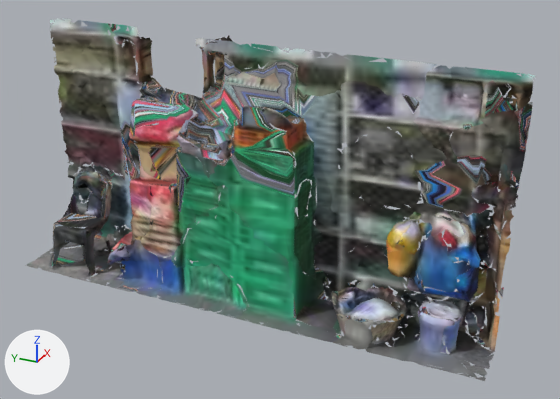
An edit to the glTF model apps/king-of-streets/models/x_crates_lo.glb, drawn before and after from the same camera.
The view is the same before and after, from a 50 mm camera at (-4.42, -2.45, 1.99) aimed at (0.7, -0.15, -0.57). Arrows for +X, +Y and +Z are at lower left; the lights stay in place. The older version comes first. Where no turn or scale is listed for an object, it has been applied to the vertices. Vertices at exactly the same position are counted once.
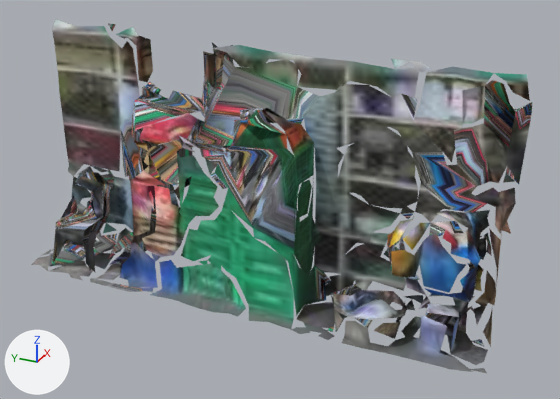
Where the newer file only moved an object's origin or applied its transform, the numbers keep the older frame.

Boxes (x1, y1, x2, y2) around the edits, measured in the pictures (560 x 399 px):
'Object_5', reshaped, moved, rescaled
    before: (31, 18, 533, 378)
    after: (31, 20, 530, 372)
'Object_4', reshaped, moved
    before: (26, 19, 535, 381)
    after: (41, 24, 532, 374)
part 1 of me_object_0, deleted
    before: (26, 19, 535, 347)
part 2 of me_object_0, deleted
    before: (41, 20, 532, 381)
part 3 of me_object_1, deleted
    before: (71, 35, 516, 340)
part 4 of me_object_1, reshaped
    before: (31, 18, 533, 378)
    after: (31, 26, 498, 332)

Diff of the bpy script that builds the scene:
```diff
--- a/apps/king-of-streets/models/x_crates_lo.glb.py
+++ b/apps/king-of-streets/models/x_crates_lo.glb.py
@@ me_object_0 @@
 # used by ob_object_4; location = (0.686, 0.078, -0.397)
-me_object_0.from_pydata(...)  # 3218 vertices, 3465 faces; spans x -0.51..0.51, y -2.03..2.03, z -1.05..1.05
+me_object_0.from_pydata(...)  # 481 vertices, 493 faces; spans x -0.51..0.51, y -2.03..2.03, z -1.04..1.04
+# me_object_0 part 1: 41 loose pieces with 393 vertices, spanning x -0.51..0.51, y -2.03..2.03, z -1.03..1.05, are deleted
+# me_object_0 part 2: 2344 vertices removed from x -0.51..0.5, y -2.03..2.03, z -1.05..1.05
 me_object_0.materials.append(mat_material_0_005)
@@ me_object_1 @@
 # used by ob_object_5; parent = ob_mesh_0_005_0; location = (0.684, 0.0781, -0.398); scale = (2.03, 2.03, 2.03)
-me_object_1.from_pydata(...)  # 2980 vertices, 3361 faces; spans x -0.25..0.25, y -1.0..1.0, z -0.52..0.52
+me_object_1.from_pydata(...)  # 590 vertices, 480 faces; spans x -0.25..0.25, y -1.0..1.0, z -0.52..0.52
+# me_object_1 part 3: 29 loose pieces with 252 vertices, spanning x -0.23..0.25, y -0.99..0.87, z -0.51..0.49, are deleted
+# me_object_1 part 4: 36 vertices moved from x -0.22..0.1, y -0.91..0.99, z -0.5..0.5 to x -0.22..0.11, y -0.91..0.99, z -0.51..0.48; 2229 vertices removed from x -0.25..0.25, y -1.0..1.0, z -0.52..0.52; 91 vertices added at x -0.24..0.16, y -0.73..1.0, z -0.51..0.52
 me_object_1.materials.append(mat_material_0_005)
@@ ob_object_4 @@
 ob_object_4 = bpy.data.objects.new('Object_4', me_object_0)
-ob_object_4.location = (0.686, 0.078, -0.397)
+ob_object_4.location = (0.686, 0.078, -0.396)
@@ ob_object_5 @@
 ob_object_5.parent = ob_mesh_0_005_0
-ob_object_5.location = (0.684, 0.0781, -0.398)
-ob_object_5.scale = (2.03, 2.03, 2.03)
+ob_object_5.location = (0.682, 0.0758, -0.399)
+ob_object_5.scale = (2.02, 2.02, 2.02)
```
